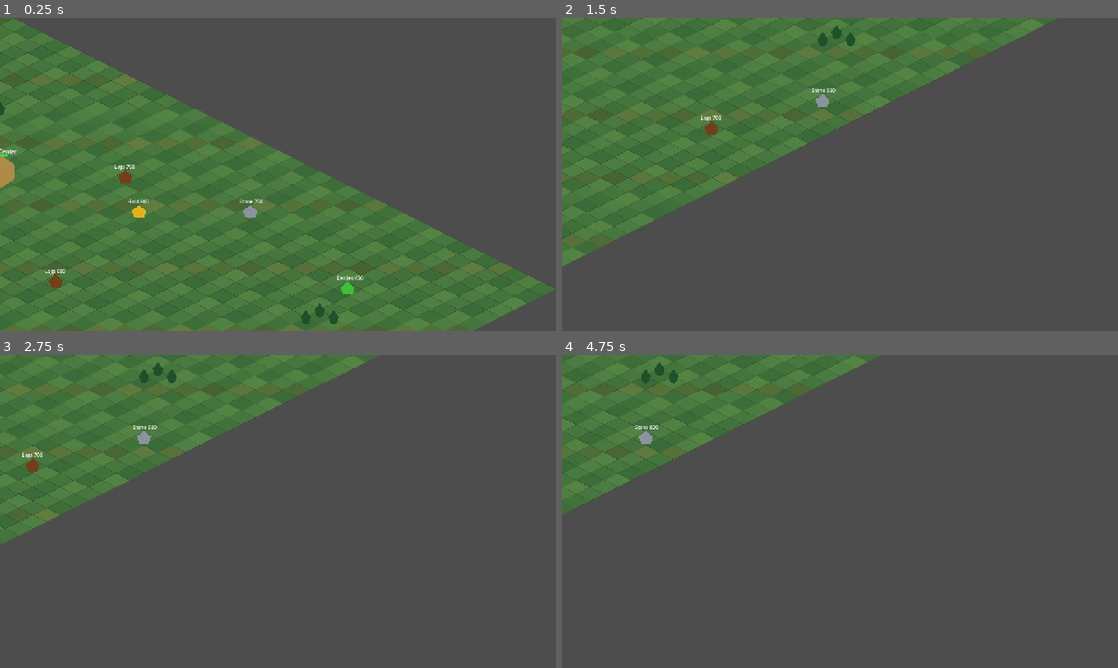
Above: before the commit, frames 1-4 (two rows, left to right).
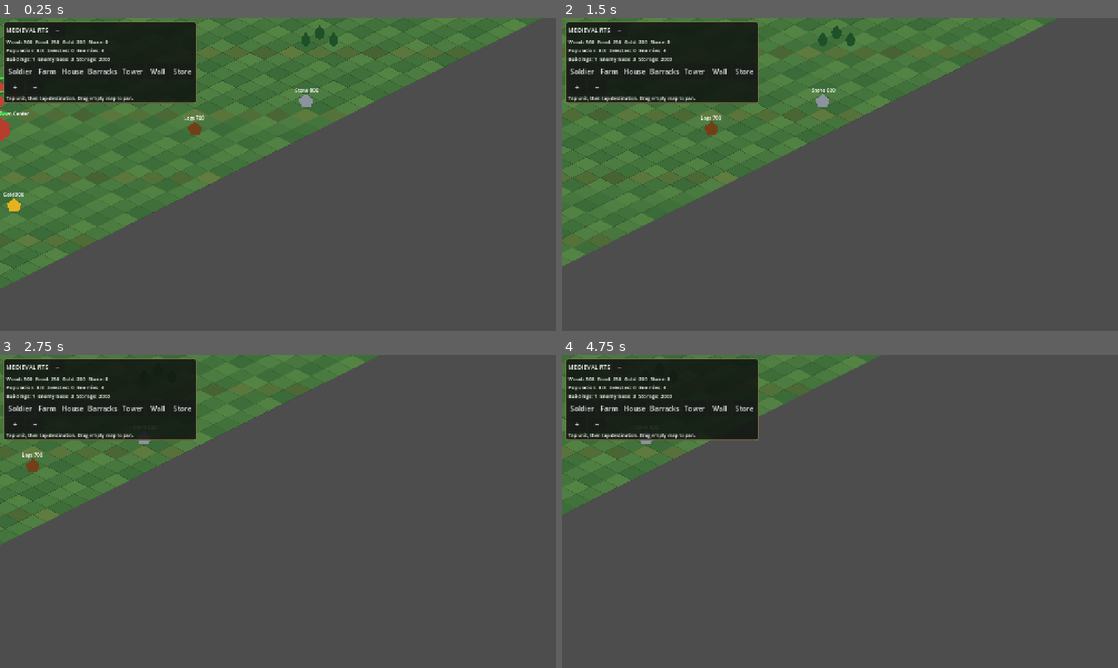
Above: after the commit, the same moments.

Repository: noub1234567-cmd/Medieval-RTS-Mobile
Game: Godot game, scene res://scenes/main.tscn
Same seed, same stepped clock (60 frames per second), same inputs: the game is played once before the commit and once after it.
Inputs (mouse positions are in pixels of both pictures, inside the frame that each line leads up to):
- Up to frame 1 (0.25 s): no input
- Up to frame 2 (1.5 s): click (617, 30) at 0.5 s, where only the run after the commit has a clickable "−"; tap Enter at 1.25 s; move the mouse to (962, 158) at 1.27 s; hold D from 1.28 s (still down); click (962, 158) at 1.42 s
- Up to frame 3 (2.75 s): release D at 2 s; drag from (166, 527) to (250, 574) at 2.02 s
- Up to frame 4 (4.75 s): move the mouse to (895, 442) at 2.77 s; hold D 2.78-3.5 s; drag from (812, 574) to (673, 464) at 3.52 s; move the mouse to (1006, 558) at 4.27 s; hold A from 4.28 s (still down)

The runs differ from the first frame. In frame 1, 61% of the frame differs, in the area x 0-100%, y 0-100%; in frame 2, 9.1%; in frame 3, 9.1%; in frame 4, 9.1%.
Error before the commit: Parse Error: Expected new line after "\". (res://scripts/unit.gd:145)

Commit message:
Fix indentation in worker delivery routine

Diff:
--- a/scripts/unit.gd
+++ b/scripts/unit.gd
@@ -142,7 +142,7 @@
 func _process(delta:float)->void:
 	# Workers carry full loads to storage and automatically resume the same deposit,
 	# or select the nearest remaining deposit of that resource if it was exhausted.
-\tif storage_target!=null:
+	if storage_target!=null:
 		if not is_instance_valid(storage_target) or storage_target.health<=0:
 			storage_target=null
 			moving=false
